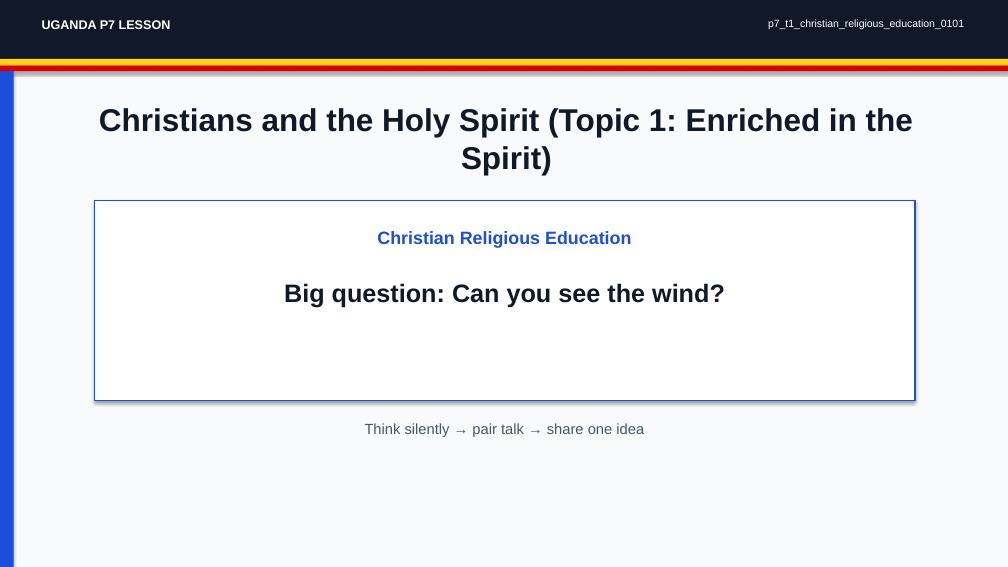
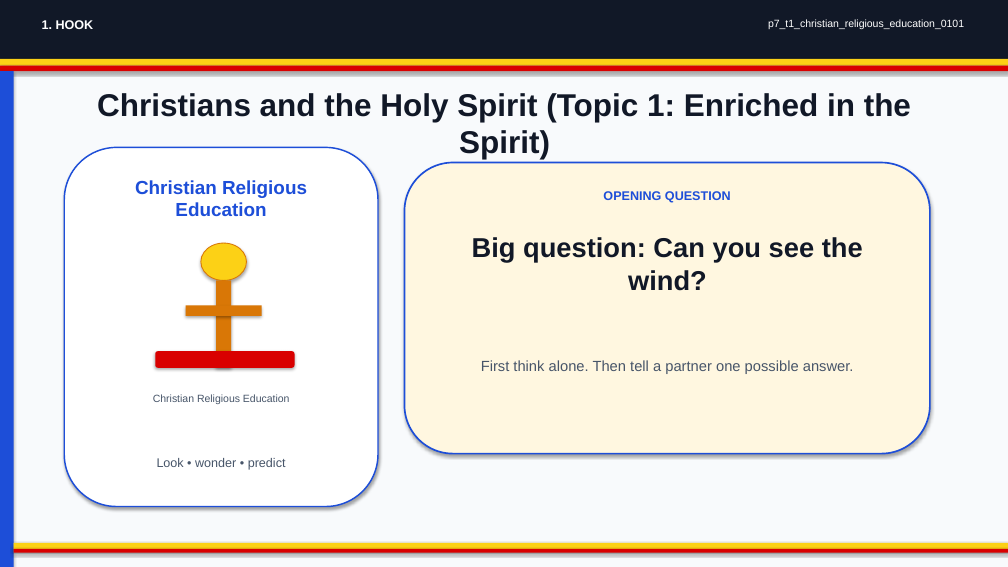
Before and after one commit to yousunjung84-edu/uganda-p7-mvp-20260629, a slide deck: slide 1 of uganda-p7-mvp/p7_t1_christian_religious_education_0101/p7_t1_christian_religious_education_0101.pptx. Drawn at 1008x567 pixels with LibreOffice and Linux fonts; fonts in the diff are those of the drawing. Boxes give left, top, right and bottom in pixels: in the first picture for what was removed or moved away, otherwise in the second. Text is boxed around its words. In the diff, an @@ line names an element or a change of style, - is before the commit and + after.

```diff
--- a/uganda-p7-mvp/p7_t1_christian_religious_education_0101/p7_t1_christian_religious_education_0101.pptx
+++ b/uganda-p7-mvp/p7_t1_christian_religious_education_0101/p7_t1_christian_religious_education_0101.pptx
@@ text at (x1=42, y1=20, x2=94, y2=29): text changed @@
-UGANDA P7 LESSON
+1. HOOK
@@ text "Christians and the Holy Spirit ..." rewrapped from (x1=99, y1=108, x2=913, y2=175) to (x1=97, y1=93, x2=911, y2=122) @@
@@ rounded rectangle added at (x1=64, y1=147, x2=378, y2=507), fill #FFFFFF, outline #1D4ED8 1.4 pt, 18 pt, text #1D4ED8, bold @@
+Christian Religious Education
@@ rounded rectangle added at (x1=405, y1=163, x2=930, y2=454), fill #FFF7E0, outline #1D4ED8 1.6 pt @@
@@ rectangle removed at (x1=95, y1=200, x2=915, y2=401) @@
@@ text added at (x1=603, y1=191, x2=731, y2=203), 12 pt, text #1D4ED8, bold @@
+OPENING QUESTION
@@ text "Big question: Can you see ..." moved from (x1=284, y1=283, x2=725, y2=308) to (x1=472, y1=237, x2=863, y2=291) @@
@@ text "Big question: Can you see ..." at (x1=472, y1=237, x2=863, y2=291): size 24 to 26 pt @@
@@ ellipse added at (x1=201, y1=243, x2=247, y2=280), fill #FCD116, outline #D97706 0.8 pt @@
@@ rectangle added at (x1=216, y1=281, x2=231, y2=368), fill #D97706 @@
@@ rectangle added at (x1=186, y1=306, x2=262, y2=316), fill #D97706 @@
@@ rounded rectangle added at (x1=155, y1=351, x2=294, y2=368), fill #D90000 @@
@@ text added at (x1=481, y1=360, x2=854, y2=374), 14 pt, text #475569 @@
+First think alone. Then tell a partner one possible answer.
@@ text "Christian Religious Education" moved from (x1=377, y1=231, x2=631, y2=248) to (x1=153, y1=394, x2=290, y2=404) @@
@@ text "Christian Religious Education" at (x1=153, y1=394, x2=290, y2=404): size 17 to 10 pt, text colour #1D4ED8 to #475569, bold off @@
@@ text removed at (x1=365, y1=423, x2=644, y2=437) @@
-Think silently → pair talk → share one idea
@@ text added at (x1=157, y1=458, x2=286, y2=470), 12 pt, text #475569 @@
+Look • wonder • predict
@@ rectangle added at (x1=14, y1=543, x2=1008, y2=549), fill #FCD116 @@
@@ rectangle added at (x1=14, y1=549, x2=1008, y2=553), fill #D90000 @@
```
Also in this commit, not shown: 7 other slides changed, 33 other files.
